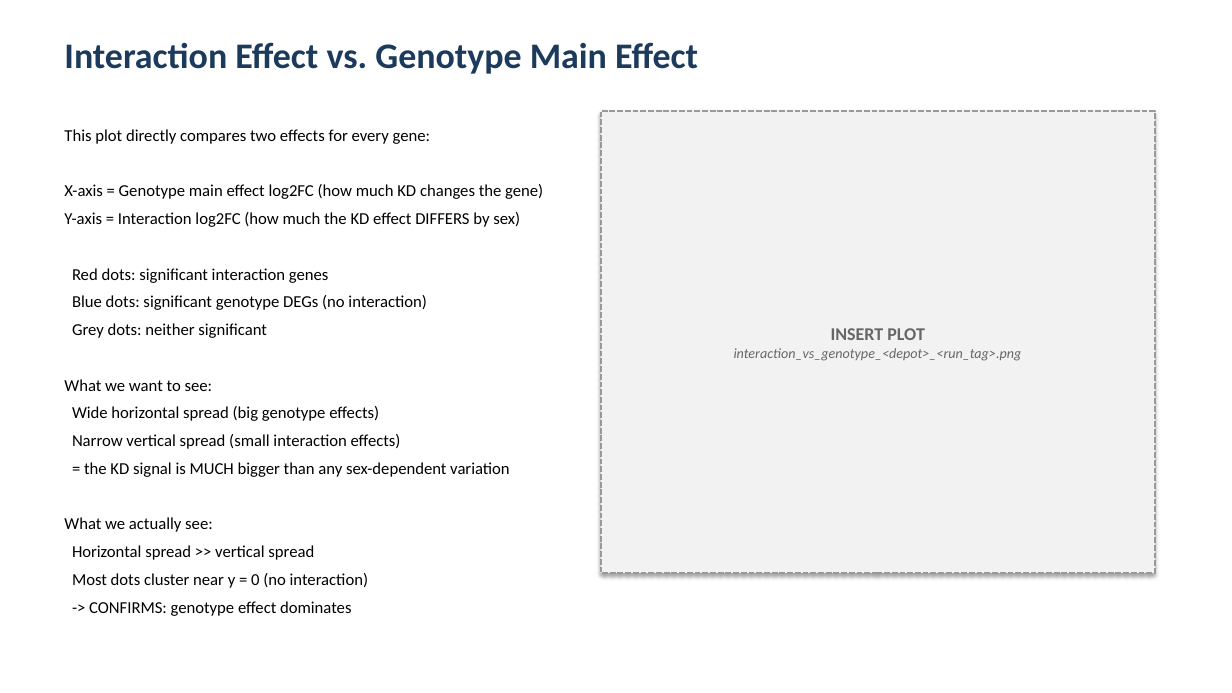
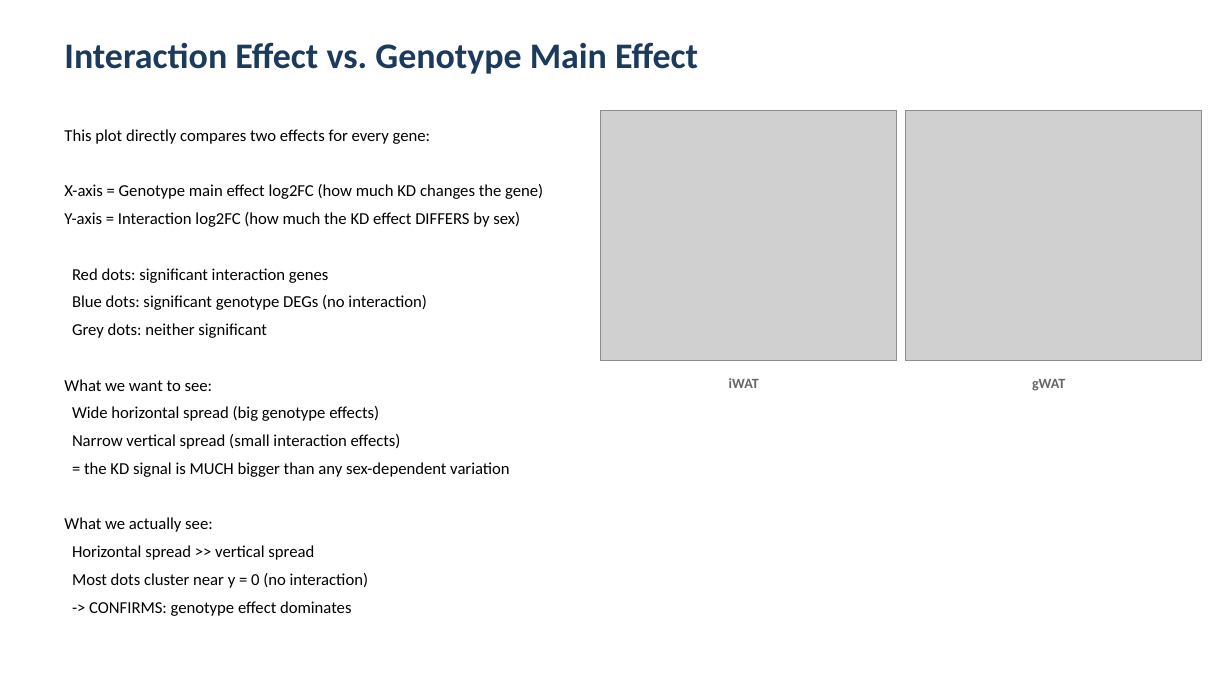
Before and after one commit to lkingcpdtka-ux/KAT8-Project, a slide deck: slide 17 of Results/KAT8_sex_interaction_presentation.pptx. Drawn at 1232x693 pixels with LibreOffice and Linux fonts; fonts in the diff are those of the drawing; grey boxes stand for pictures. Boxes give left, top, right and bottom in pixels: in the first picture for what was removed or moved away, otherwise in the second. Text is boxed around its words. In the diff, an @@ line names an element or a change of style, - is before the commit and + after.

```diff
--- a/Results/KAT8_sex_interaction_presentation.pptx
+++ b/Results/KAT8_sex_interaction_presentation.pptx
@@ rectangle removed at (601, 111, 1155, 573) @@
-INSERT PLOT
-interaction_vs_genotype_<depot>_<run_tag>.png
@@ picture added at (601, 111, 897, 360) @@
@@ picture added at (906, 111, 1202, 360) @@
@@ text added at (729, 378, 759, 388), 11 pt, text #666666, bold @@
+iWAT
@@ text added at (1032, 379, 1065, 391), 11 pt, text #666666, bold @@
+gWAT
```
Also in this commit, not shown: 6 other slides changed, 1 slide added, 1 other file.
